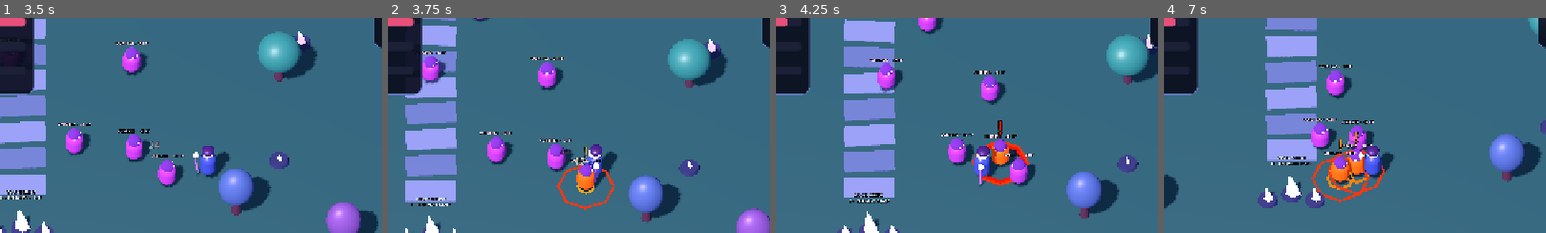
Above: before the commit, frames 1-4 (left to right).
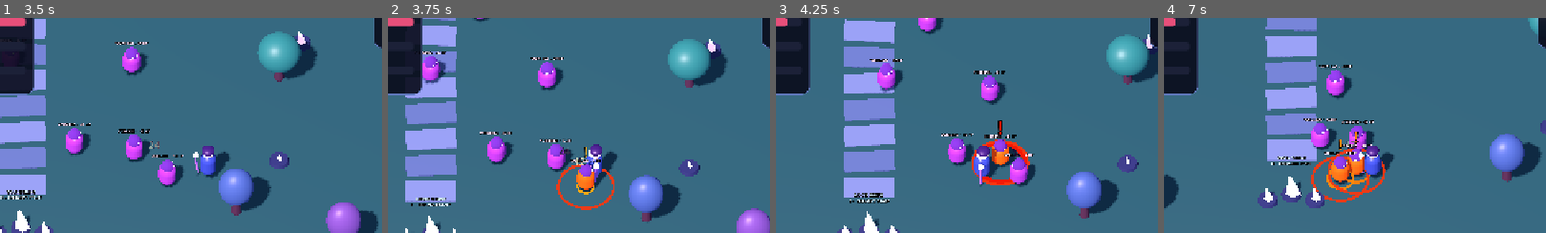
Above: after the commit, the same moments.

Repository: Mia29520050/project-M
Game: Godot game, scene res://scenes/main.tscn
Same seed, same stepped clock (60 frames per second), same inputs: the game is played once before the commit and once after it. This scene is started directly instead of the project's main scene.
Inputs (mouse positions are % of the whole screen's width and height, from its top left):
- Up to frame 1 (3.5 s): tap Enter at 0.5 s; move the mouse to (72, 45) at 0.52 s; press the mouse at (72, 45) at 0.53 s; hold D (move_right) 0.53-1.28 s; move the mouse to (30, 55) at 1.27 s; release the mouse at (30, 55) at 1.28 s; hold S (move_down) 1.28-2.03 s; tap Space (dodge) at 1.35 s; move the mouse to (60, 28) at 2.02 s; hold D (move_right) 2.03-2.78 s; hold E (interact) 2.03-2.78 s; move the mouse to (45, 70) at 2.77 s; hold W (move_up) from 2.78 s (still down); tap Q (moonbolt) at 2.85 s
- Up to frame 2 (3.75 s): move the mouse to (80, 65) at 3.52 s; release W (move_up) at 3.53 s; press the mouse at (80, 65) at 3.53 s; hold A (move_left) from 3.53 s (still down)
- Up to frame 3 (4.25 s): keep holding A (move_left)
- Up to frame 4 (7 s): move the mouse to (20, 35) at 4.27 s; release the mouse at (20, 35) at 4.28 s; tap Space (dodge) at 4.35 s; move the mouse to (55, 50) at 5.02 s; release A (move_left) at 5.03 s; hold S (move_down) 5.03-5.78 s; hold E (interact) 5.03-5.78 s; move the mouse to (35, 25) at 5.77 s; hold D (move_right) 5.78-6.53 s; tap Q (moonbolt) at 5.85 s; move the mouse to (72, 45) at 6.52 s; press the mouse at (72, 45) at 6.53 s; hold W (move_up) from 6.53 s (still down)
The pictures show only the part of the screen within x 23-73%, y 15-65%; the shares and areas given below are measured in that part.

Frame 1 is identical in both runs. In frame 2, 0.4% of the frame differs, in the area x 44-60%, y 68-90%; in frame 3, 0.4%; in frame 4, 0.7%, in the area x 38-58%, y 60-86%.

Commit message:
Smooth enemy attack telegraph rings

Diff:
--- a/scripts/enemy.gd
+++ b/scripts/enemy.gd
@@ -116,8 +116,8 @@
 	# Outline the actual melee attack radius so players can read the threatened area.
 	ring_mesh.inner_radius = ATTACK_RANGE - 0.12
 	ring_mesh.outer_radius = ATTACK_RANGE
-	ring_mesh.rings = 8
-	ring_mesh.ring_segments = 32
+	ring_mesh.rings = 64
+	ring_mesh.ring_segments = 12
 	_warning_ring.mesh = ring_mesh
 	var ring_material := StandardMaterial3D.new()
 	ring_material.albedo_color = Color(1.0, 0.18, 0.06, 0.9)
@@ -138,8 +138,8 @@
 	var countdown_mesh := TorusMesh.new()
 	countdown_mesh.inner_radius = COUNTDOWN_RING_INNER_RADIUS
 	countdown_mesh.outer_radius = COUNTDOWN_RING_OUTER_RADIUS
-	countdown_mesh.rings = 8
-	countdown_mesh.ring_segments = 32
+	countdown_mesh.rings = 64
+	countdown_mesh.ring_segments = 12
 	_countdown_ring.mesh = countdown_mesh
 	_countdown_material = StandardMaterial3D.new()
 	_countdown_material.albedo_color = Color(1.0, 0.72, 0.08, 0.95)
Not shown, changed: docs/ROADMAP.md
